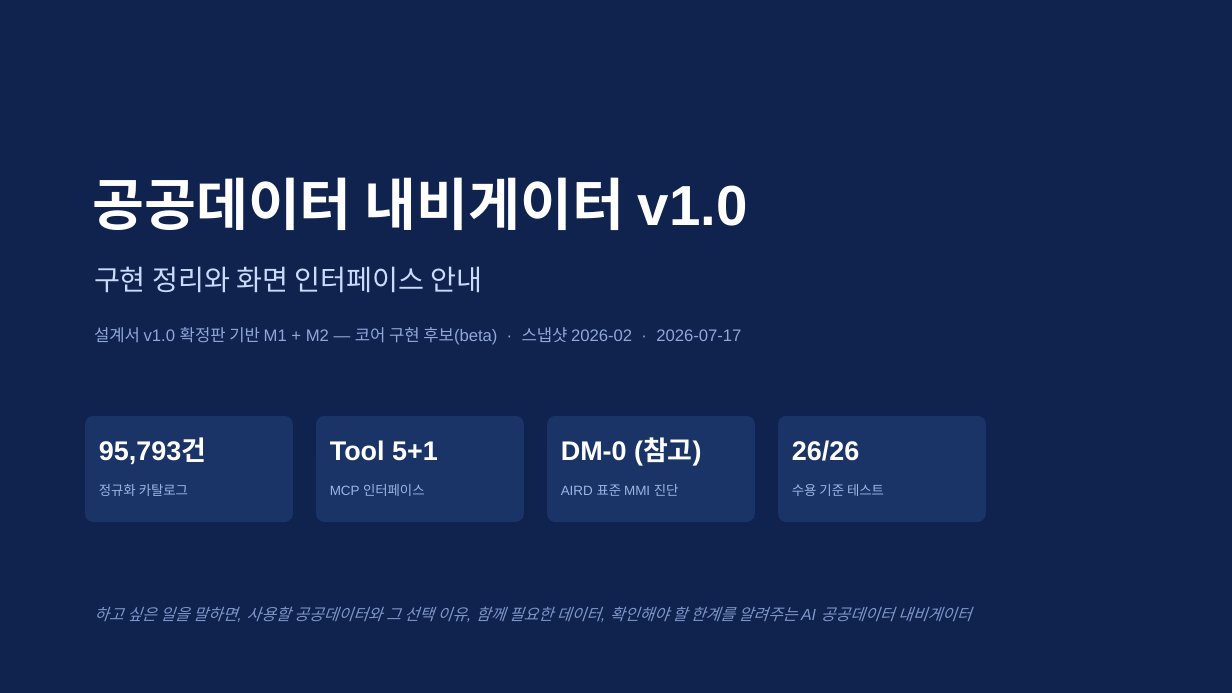
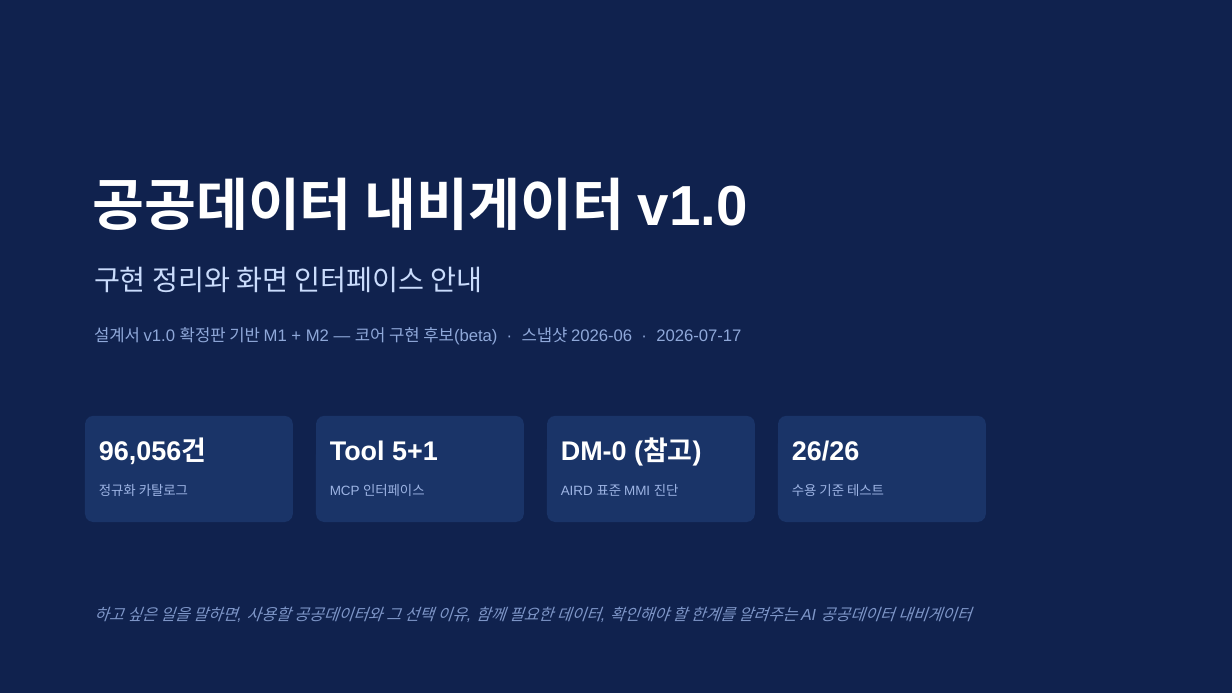
Before and after one commit to haklaekim/public-data-lens, a slide deck: slide 1 of docs/공공데이터_내비게이터_구현정리_v1.0.pptx. Drawn at 1232x693 pixels with LibreOffice and Linux fonts; fonts in the diff are those of the drawing. Boxes give left, top, right and bottom in pixels: in the first picture for what was removed or moved away, otherwise in the second. Text is boxed around its words. In the diff, an @@ line names an element or a change of style, - is before the commit and + after.

```diff
--- a/docs/공공데이터_내비게이터_구현정리_v1.0.pptx
+++ b/docs/공공데이터_내비게이터_구현정리_v1.0.pptx
@@ text at [94, 327, 741, 345]: text changed @@
-설계서 v1.0 확정판 기반 M1 + M2 — 코어 구현 후보(beta) · 스냅샷 2026-02 · 2026-07-17
+설계서 v1.0 확정판 기반 M1 + M2 — 코어 구현 후보(beta) · 스냅샷 2026-06 · 2026-07-17
@@ text at [99, 439, 206, 464]: text changed @@
-95,793건
+96,056건
```
Also in this commit, not shown: 6 other slides changed, 3 other files.
